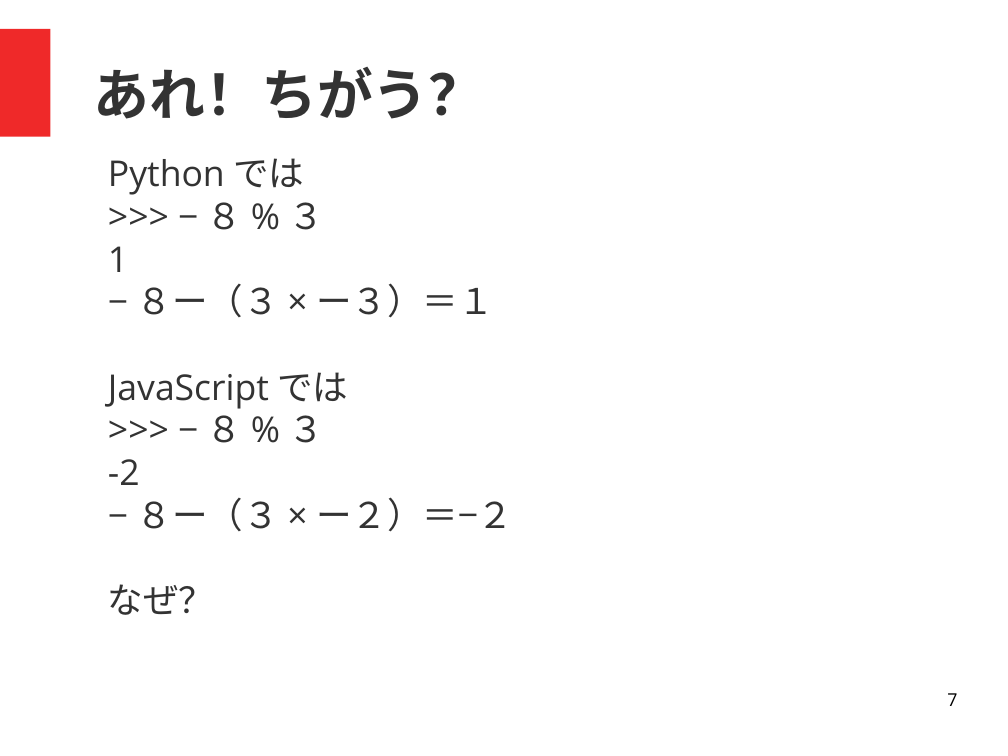
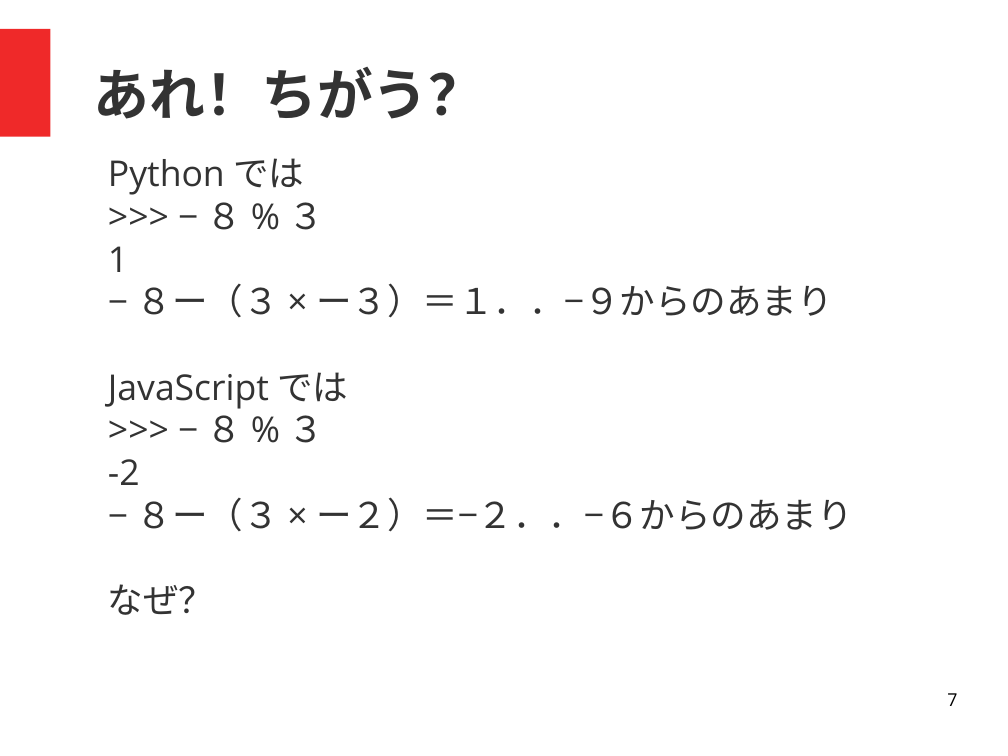
Before and after one commit to coderdojo-nada/resource, a slide deck: slide 7 of study/20180624/割り算のあまりについて.odp. Drawn at 1008x756 pixels with LibreOffice and Linux fonts; fonts in the diff are those of the drawing. Boxes give left, top, right and bottom in pixels: in the first picture for what was removed or moved away, otherwise in the second. Text is boxed around its words. In the diff, an @@ line names an element or a change of style, - is before the commit and + after.

```diff
--- a/study/20180624/割り算のあまりについて.odp
+++ b/study/20180624/割り算のあまりについて.odp
@@ text at [108, 202, 853, 615]: text changed @@
-Pythonでは
->>> −８%３
-1
-−８ー（３×ー３）＝１
-JavaScriptでは
->>> −８%３
--2
-−８ー（３×ー２）＝−２
-なぜ？
+Pythonでは
+>>> −８%３
+1
+−８ー（３×ー３）＝１．．−９からのあまり
+JavaScriptでは
+>>> −８%３
+-2
+−８ー（３×ー２）＝−２．．−６からのあまり
+なぜ？
```
Also in this commit, not shown: 1 other slide changed, 2 slides added.
